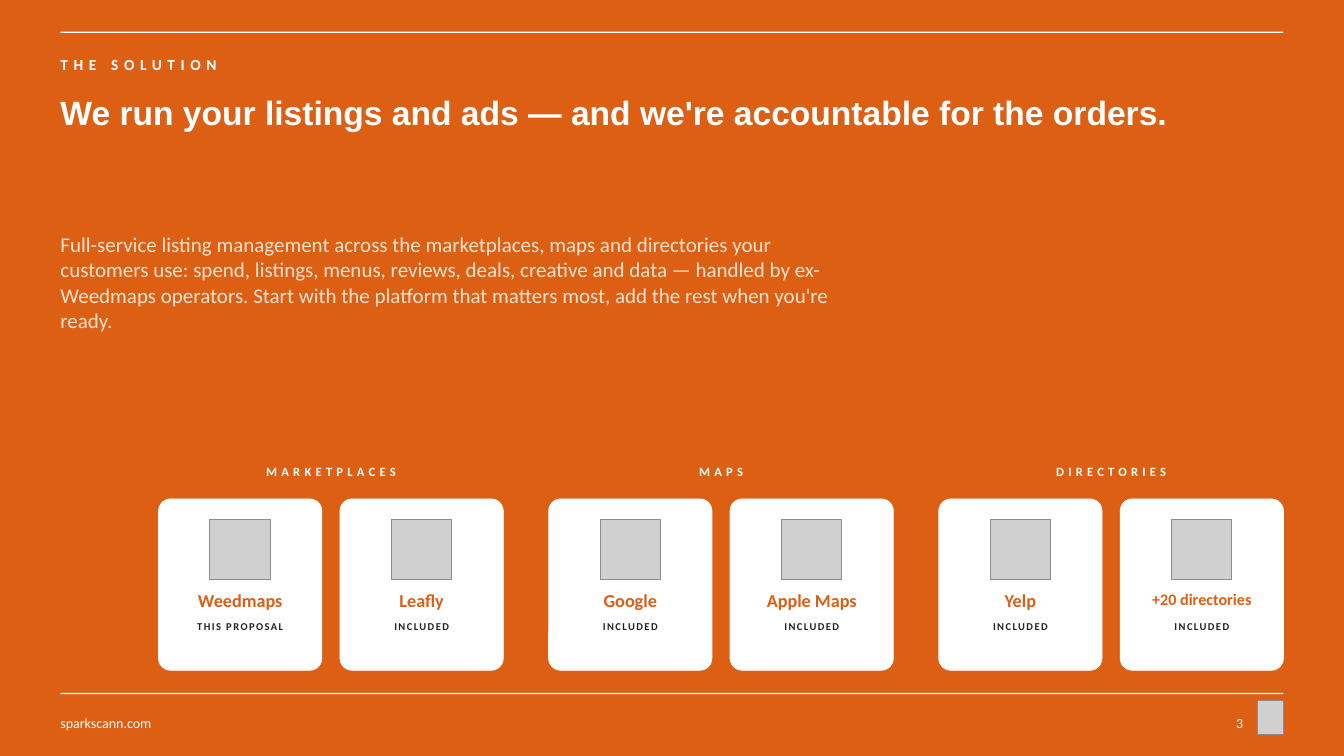
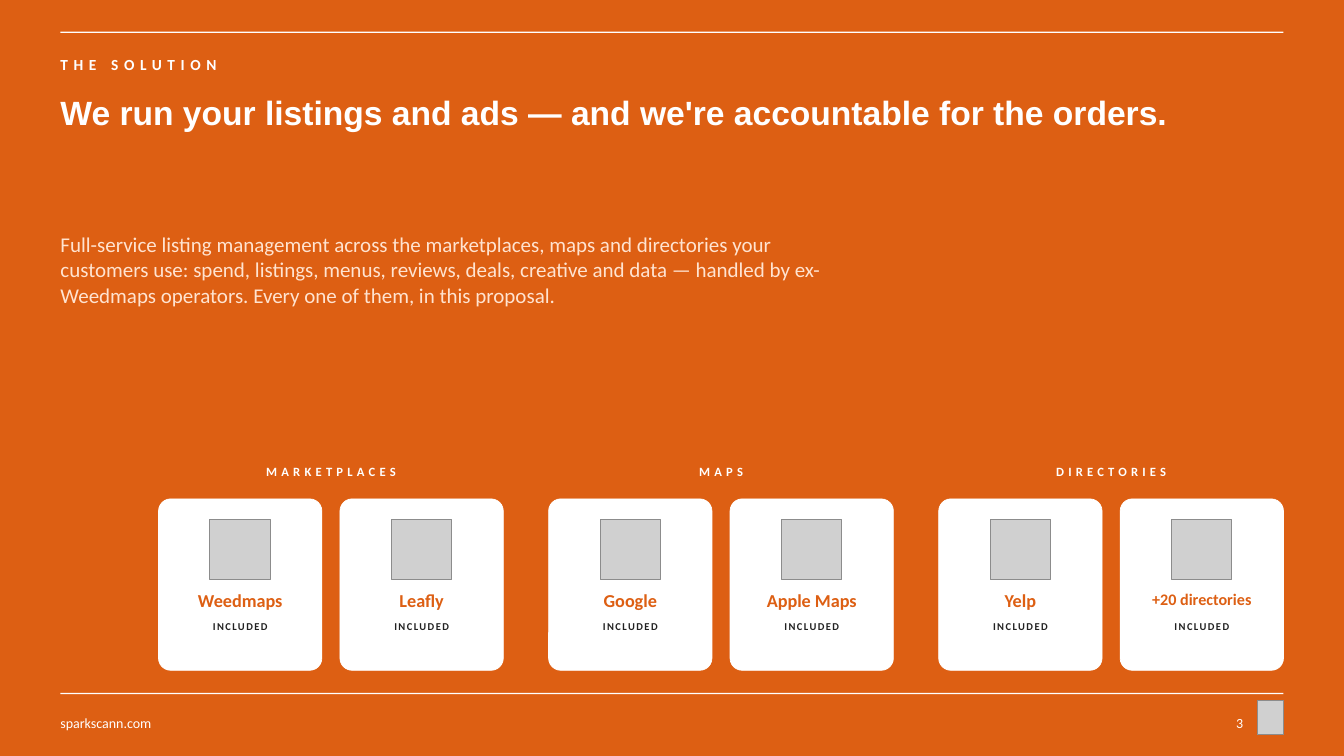
Before and after one commit to sparksmanagement/pitchdeckspecialist, a slide deck: slide 3 of decks/Sparks-x-example-green-valley.pptx. Drawn at 1344x756 pixels with LibreOffice and Linux fonts; fonts in the diff are those of the drawing; grey boxes stand for pictures. Boxes give left, top, right and bottom in pixels: in the first picture for what was removed or moved away, otherwise in the second. Text is boxed around its words. In the diff, an @@ line names an element or a change of style, - is before the commit and + after.

```diff
--- a/decks/Sparks-x-example-green-valley.pptx
+++ b/decks/Sparks-x-example-green-valley.pptx
@@ text at box(60, 237, 820, 307): text changed @@
-Full-service listing management across the marketplaces, maps and directories your customers use: spend, listings, menus, reviews, deals, creative and data — handled by ex-Weedmaps operators. Start with the platform that matters most, add the rest when you're ready.
+Full-service listing management across the marketplaces, maps and directories your customers use: spend, listings, menus, reviews, deals, creative and data — handled by ex-Weedmaps operators. Every one of them, in this proposal.
@@ text at box(213, 623, 268, 630): text changed @@
-THIS PROPOSAL
+INCLUDED
```
Also in this commit, not shown: 2 other slides changed, 2 other files.
